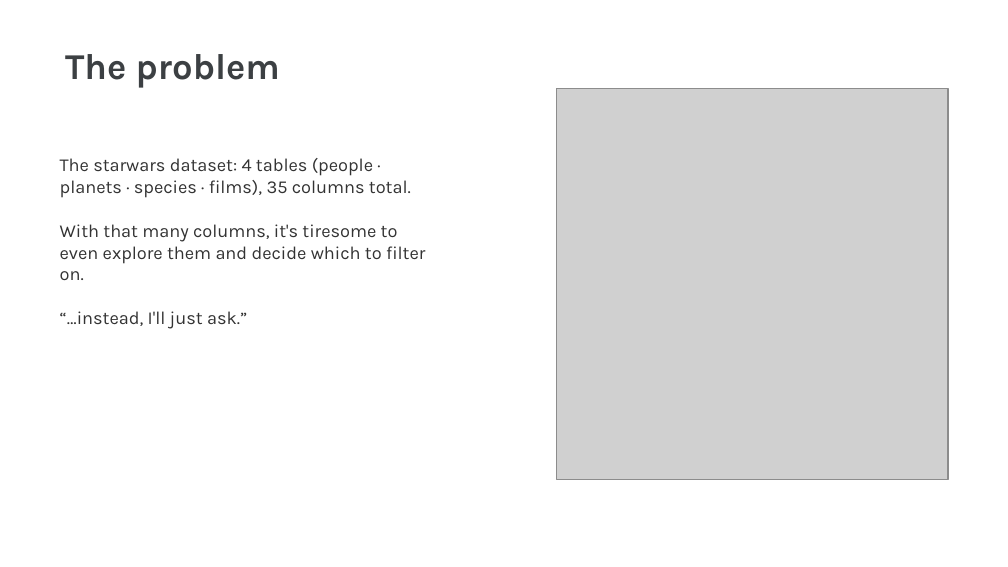
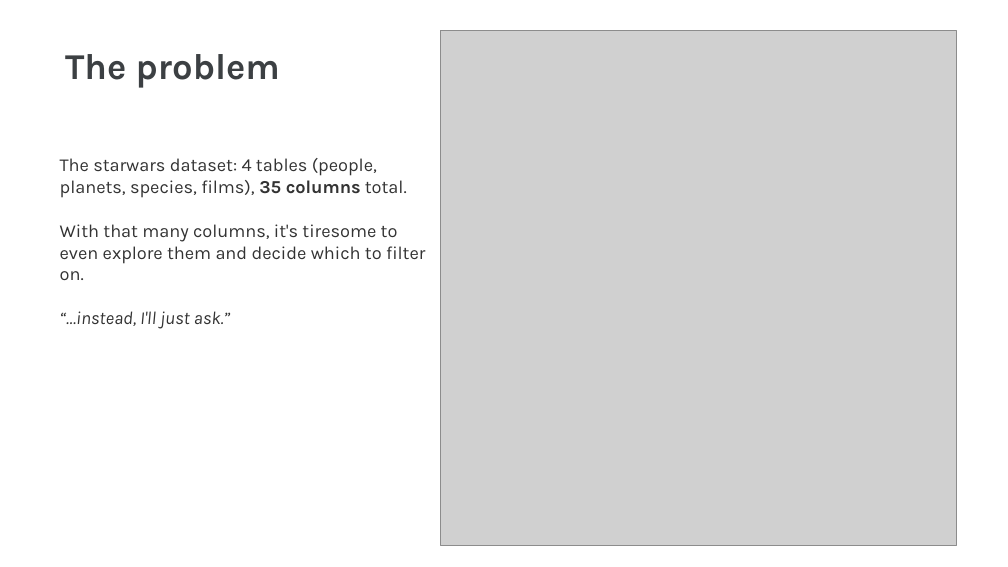
Before and after one commit to r-world-devs/shinyCohortBuilder, a slide deck: slide 3 of tutorials/User!2026.pptx. Drawn at 1008x567 pixels with LibreOffice and Linux fonts; fonts in the diff are those of the drawing; grey boxes stand for pictures. Boxes give left, top, right and bottom in pixels: in the first picture for what was removed or moved away, otherwise in the second. Text is boxed around its words. In the diff, an @@ line names an element or a change of style, - is before the commit and + after.

```diff
--- a/tutorials/User!2026.pptx
+++ b/tutorials/User!2026.pptx
@@ picture: place and size @@
-picture at <box>556,88,948,479</box>
+picture at <box>440,30,956,545</box>
@@ text at <box>60,158,407,198</box>: text changed @@
-The starwars dataset: 4 tables (people · planets · species · films), 35 columns total.
+The starwars dataset: 4 tables (people, planets, species, films), 35 columns total.
@@ text at <box>60,311,231,329</box>: italic on in "“…instead, I'll just ask.”" @@
```
Also in this commit, not shown: 3 other slides changed, 3 slides added, 1 slide removed, 3 other files.
